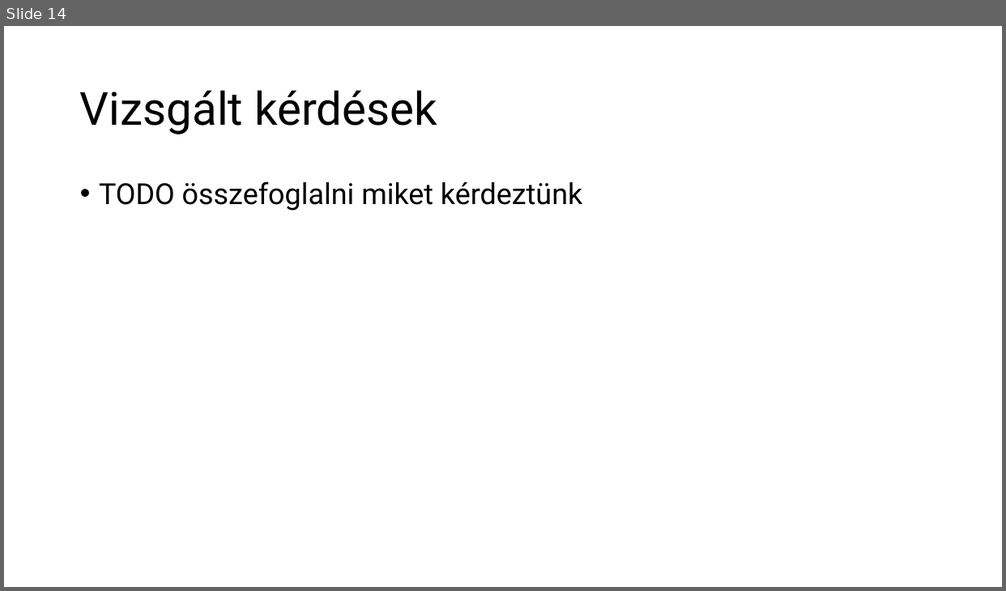
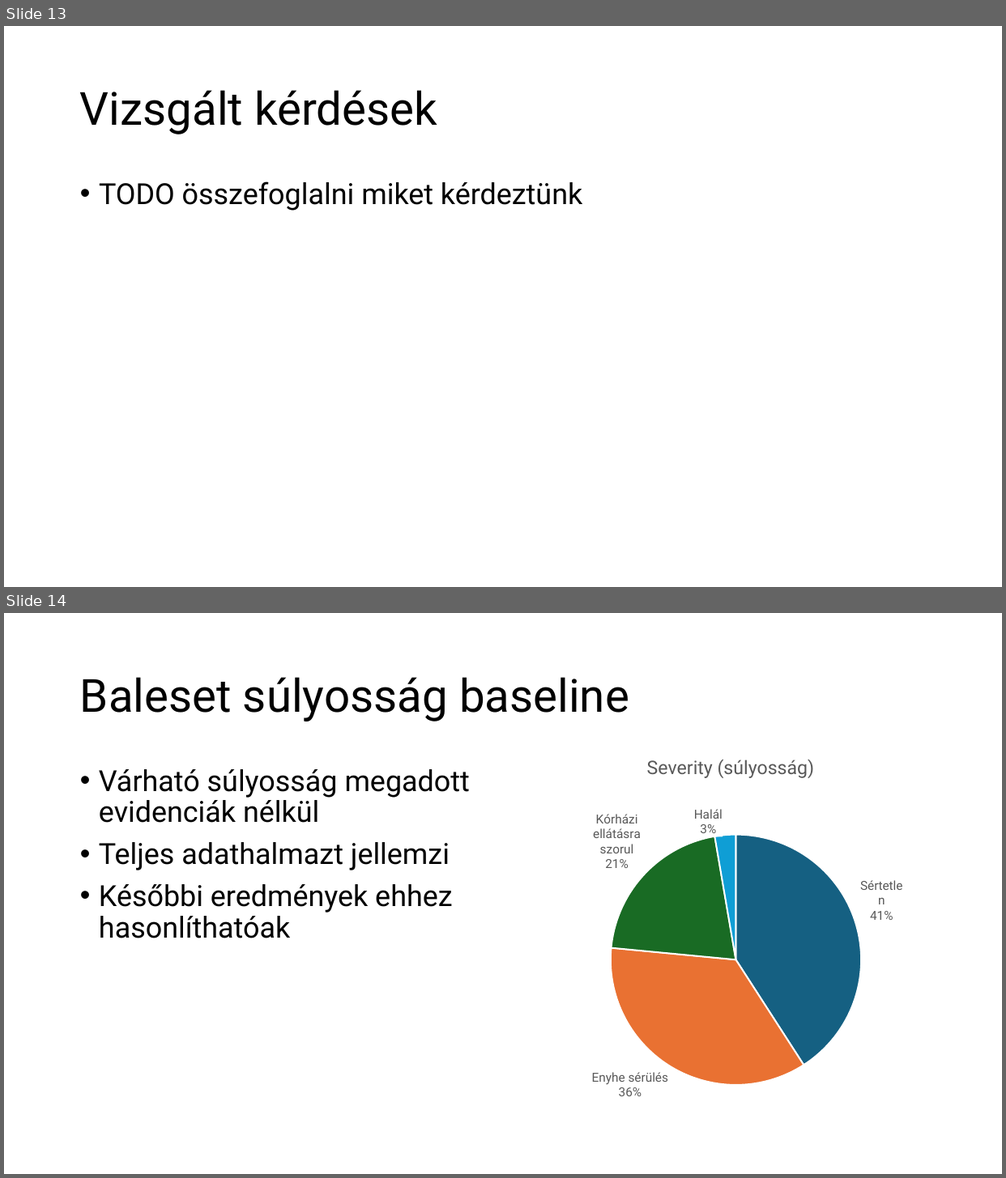
Before and after one commit to annagergaly/french-accidents, a slide deck: Balesetek Franciországban.pptx. Shown one above the other, each under a label of ours: slide 14 before the commit, slides 13 and 14 after it. The pictures are 1006x591 and 1006x1178 pixels, drawn with LibreOffice and Linux fonts; fonts in the diff are those of the drawing. Boxes give left, top, right and bottom in pixels: in the first picture for what was removed or moved away, otherwise in the second. Text is boxed around its words. In the diff, an @@ line names an element or a change of style, - is before the commit and + after.

```diff
--- a/Balesetek Franciországban.pptx
+++ b/Balesetek Franciországban.pptx
@@ slide 14 added at box(4, 613, 1002, 1174), background #FFFFFF @@
@@ title added at box(80, 677, 629, 722), 44 pt, text #000000 @@
+Baleset súlyosság baseline
@@ pie chart added at box(528, 740, 934, 1119) @@
+title "Severity (súlyosság)"
+categories: Sértetlen, Enyhe sérülés, Kórházi ellátásra szorul, Halál
+Severity (súlyosság): 41, 36, 21, 3
@@ text added at box(99, 769, 470, 939), 28 pt, text #000000 @@
+• Várható súlyosság megadott evidenciák nélkül
+• Teljes adathalmazt jellemzi
+• Későbbi eredmények ehhez hasonlíthatóak
@@ what was slide 14 is now slide 13 @@
```
Also in this commit, not shown: 5 slides changed, 2 slides removed.
